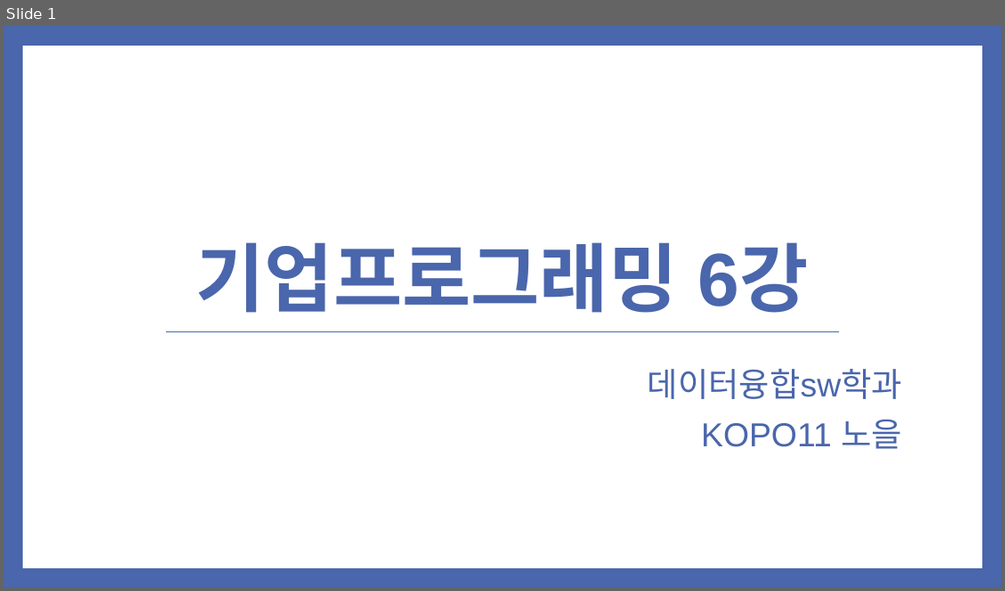
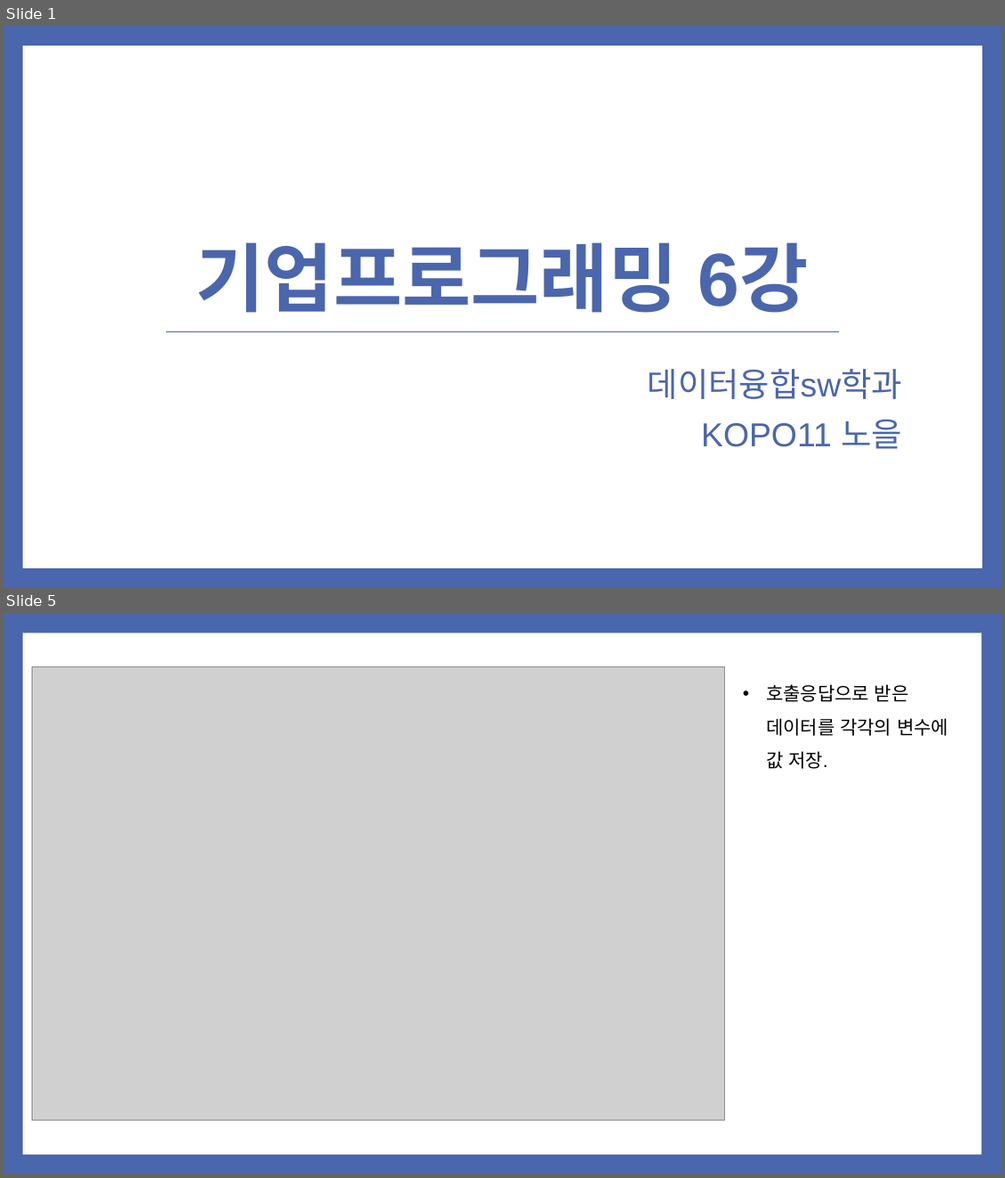
Before and after one commit to noheul1030/KOPO-HTML, a slide deck: 과제PPT/기업업무 6강.pptx. Shown one above the other, each under a label of ours: slide 1 before the commit, slides 1 and 5 after it; the slides between them are not shown. The pictures are 1005x591 and 1005x1178 pixels, drawn with LibreOffice and Linux fonts; fonts in the diff are those of the drawing; grey boxes stand for pictures. Boxes give left, top, right and bottom in pixels: in the first picture for what was removed or moved away, otherwise in the second. Text is boxed around its words. In the diff, an @@ line names an element or a change of style, - is before the commit and + after.

```diff
--- a/과제PPT/기업업무 6강.pptx
+++ b/과제PPT/기업업무 6강.pptx
@@ slide 5 added at box(4, 613, 1001, 1174), background #4A66AC @@
@@ rectangle added at box(23, 633, 981, 1154), fill #FFFFFF @@
@@ picture added at box(32, 666, 724, 1120) @@
@@ text added at box(766, 684, 948, 769), 18 pt, text #000000 @@
+• 호출응답으로 받은 데이터를 각각의 변수에 값 저장.
```
Also in this commit, not shown: 3 slides changed, 7 other slides added, 5 slides removed.
